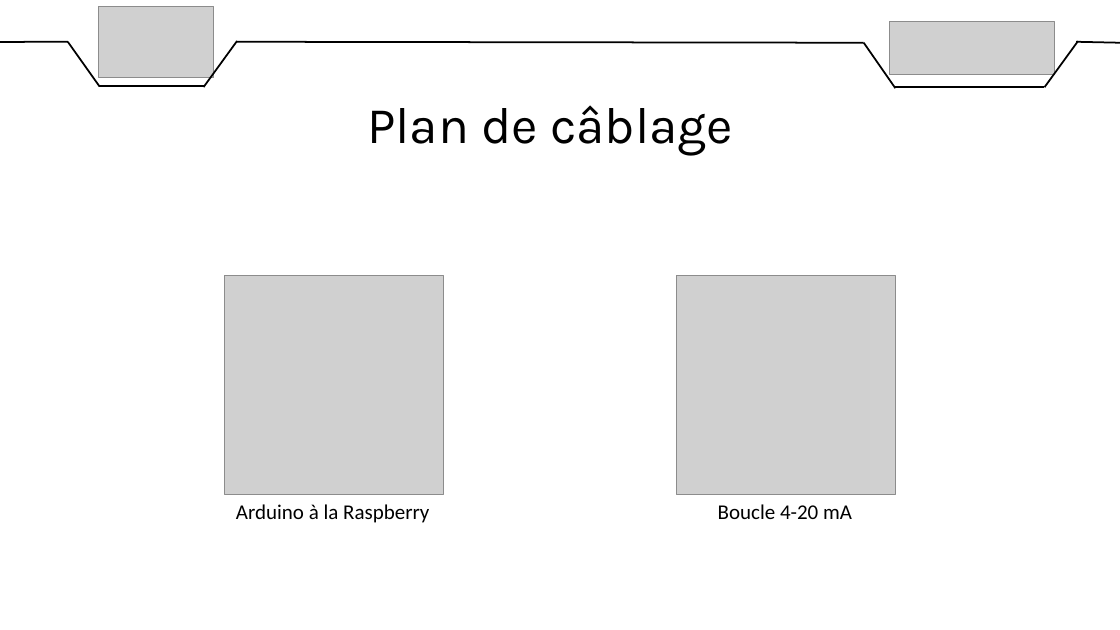
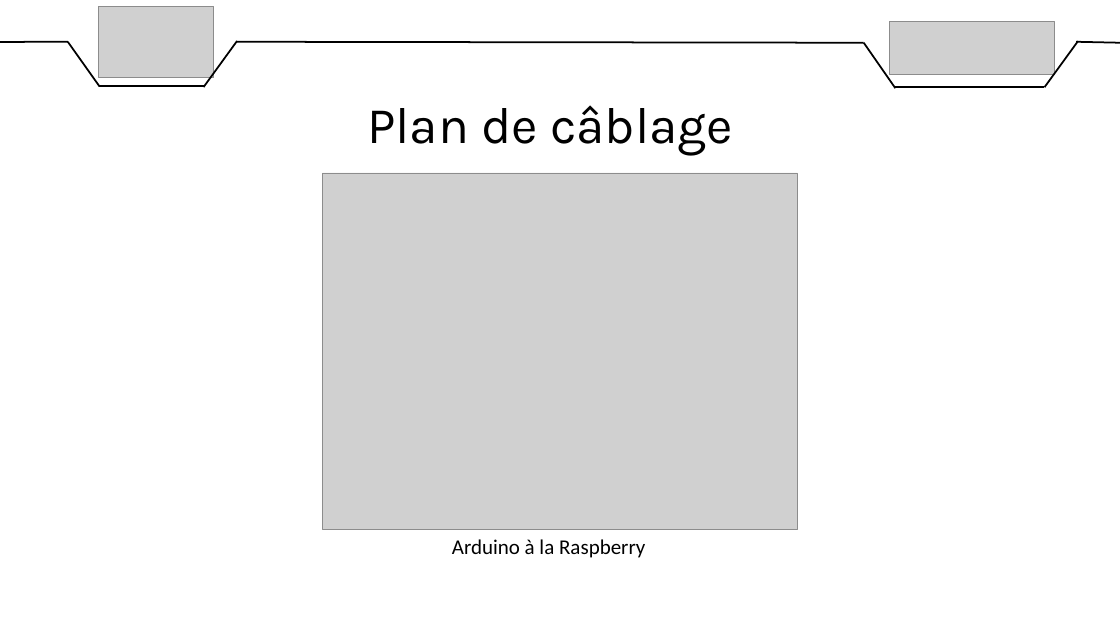
Before and after one commit to DylanChe/SupervisionSerre, a slide deck: slide 7 of oral_projet/revue_3/diaporama_revue_3_willy.pptx. Drawn at 1120x630 pixels with LibreOffice and Linux fonts; fonts in the diff are those of the drawing; grey boxes stand for pictures. Boxes give left, top, right and bottom in pixels: in the first picture for what was removed or moved away, otherwise in the second. Text is boxed around its words. In the diff, an @@ line names an element or a change of style, - is before the commit and + after.

```diff
--- a/oral_projet/revue_3/diaporama_revue_3_willy.pptx
+++ b/oral_projet/revue_3/diaporama_revue_3_willy.pptx
@@ picture added at box(323, 173, 797, 529) @@
@@ picture removed at box(225, 276, 444, 494) @@
@@ picture removed at box(677, 276, 896, 494) @@
@@ text removed at box(718, 504, 852, 519) @@
-Boucle 4-20 mA
@@ text "Arduino à la Raspberry": place and size @@
-text "Arduino à la Raspberry" at box(236, 504, 429, 523)
+text "Arduino à la Raspberry" at box(452, 539, 645, 558)
```
Also in this commit, not shown: 1 slide added, 4 other files.
